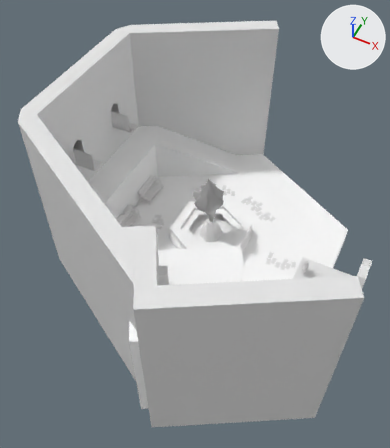
An edit to the FBX model Assets/FBX/TowerRoom01.fbx, drawn before and after from the same camera.
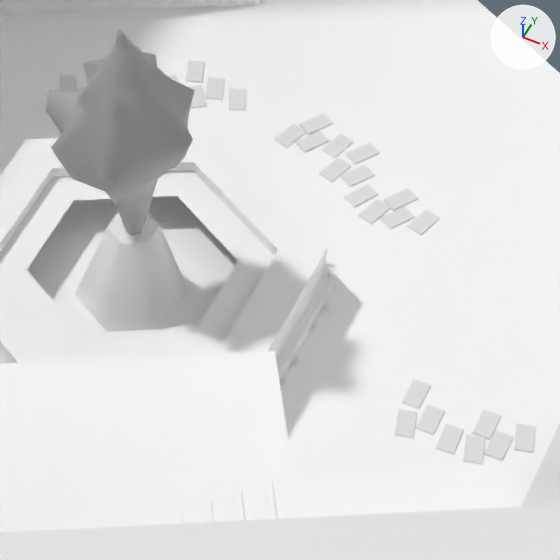
Each version appears first whole from a camera (50 mm lens) standing at (9.46, 19.18, 26.63) and looking at (0.27, 37.56, 3.65), and next in a close-up on the part from 47% to 77% of the width and 39% to 65% of the height. The lights are fixed; the arrows at upper right show +X, +Y and +Z. The last two pictures show the newer version. Where no turn or scale is listed for an object, it has been applied to the vertices. Vertices at exactly the same position are counted once.

The older version as bpy lines, for what is in view:
```python
me_circle_019 = bpy.data.meshes.new('Circle.019')
me_circle_019.from_pydata(...)  # 216 vertices, 286 faces; spans x -1.09..1.05, y -1.01..0.71, z -2.51..1.4
me_circle_019.materials.append(mat_material__46)  # light grey #cacaca
me_cube_100 = bpy.data.meshes.new('Cube.100')
me_cube_100.from_pydata(...)  # 71 vertices, 63 faces; spans x -3.05..1.18, y -2.63..1.55, z -1.74..0.2
me_cube_100.materials.append(mat_probuilderdefault)  # white #ffffff
me_scene_002 = bpy.data.meshes.new('Scene.002')
me_scene_002.from_pydata(...)  # 12 vertices, 6 faces; spans x -1.68..1.68, y -1.94..1.94, z 0.3
me_scene_002.materials.append(mat_probuilderdefault)  # white #ffffff
ob_cube_009 = bpy.data.objects.new('Cube.009', me_cube_100)
ob_cube_009.location = (6.93, 33.13, 6.28)
ob_cylinder__1__001 = bpy.data.objects.new('Cylinder__1_.001', me_scene_002)
ob_cylinder__1__001.location = (0.2, 39.99, 0.48)
ob_shellstatue = bpy.data.objects.new('ShellStatue', me_circle_019)
ob_shellstatue.location = (0.08, 39.77, 3.96)
# also in view: 'Cube.007' at (-0.61, 38.16, 2.99); 'Cylinder' at (1.2, 38.69, -0.51); 'Mesh_TileGroundBricks01.003' at (5.5, 39.96, 0.01); 'Cylinder__1_' at (0.2, 39.99, 0.77); 'Mesh_TileGroundBricks01.006' at (2.0, 43.62, 0.01)
```
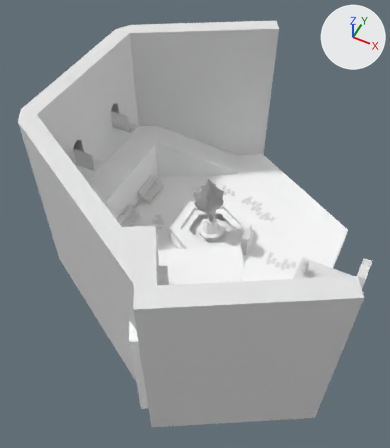
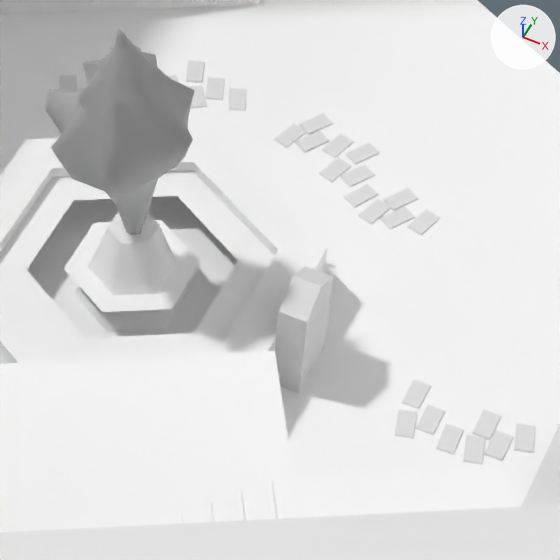
Where the change shows, as pixel boxes (x1, y1, x2, y2) in the close-ups (560 x 560 px):
```json
{"object": "Circle", "change": "added", "after": [275, 266, 333, 393]}
{"part": 1, "of": "me_scene_002", "change": "added", "after": [64, 220, 201, 312]}
```

The change, as JSON lines over the scene's bpy script:
```json
{"block": "me_scene_002", "where": "# used by ob_cylinder__1__001; location = (0.2, 39.99, 0.48)"}
{"block": "me_scene_002", "where": "# verts and faces of me_scene_002; kept vertices keep their numbers, new ones are numbered from 12"}
{"op": "remove", "block": "me_scene_002", "code": "me_scene_002.from_pydata(...)  # 12 vertices, 6 faces; spans x -1.68..1.68, y -1.94..1.94, z 0.3"}
{"op": "add", "block": "me_scene_002", "code": "me_scene_002.from_pydata(...)  # 24 vertices, 12 faces; spans x -1.68..1.68, y -1.94..1.94, z 0.3"}
{"block": "me_scene_002", "change": "me_scene_002 part 1"}
{"op": "add", "block": "me_scene_002", "code": "verts[12] = (-0.4, 0.23, 0.3)"}
{"op": "add", "block": "me_scene_002", "code": "verts[13] = (0.0, -0.46, 0.3)"}
{"op": "add", "block": "me_scene_002", "code": "verts[14] = (0.4, 0.23, 0.3)"}
{"op": "add", "block": "me_scene_002", "code": "verts[15] = (-0.8, -0.46, 0.3)  # pixel (63, 268)"}
{"op": "add", "block": "me_scene_002", "code": "for new, old in zip([*range(16, 20)], [*range(12, 16)]): verts[new] = verts[old] + (0.4, 0.23, 0.0)"}
{"op": "add", "block": "me_scene_002", "code": "verts[20] = (-0.8, 0.46, 0.3)  # pixel (93, 222)"}
{"op": "add", "block": "me_scene_002", "code": "verts[21] = (0.0, -0.92, 0.3)  # pixel (102, 312)"}
{"op": "add", "block": "me_scene_002", "code": "verts[22] = (0.8, -0.46, 0.3)  # pixel (171, 308)"}
{"op": "add", "block": "me_scene_002", "code": "verts[23] = (0.0, 0.92, 0.3)  # pixel (161, 219)"}
{"op": "add", "block": "me_scene_002", "code": "faces += [(12, 16, 23, 20), (14, 17, 22, 18), (13, 19, 15, 21), (14, 18, 23, 16), (12, 20, 15, 19), (13, 21, 22, 17)]"}
{"op": "add", "block": "me_circle_021", "code": ["me_circle_021 = bpy.data.meshes.new('Circle.021')", "me_circle_021.from_pydata([(-0.05, 0.0, 1.16), (-0.05, -0.43, 0.91), (-0.05, -0.43, -0.6), (0.35, 0.0, 1.16), (-0.05, 0.43, -0.6), (-0.05, 0.43, 0.91), (0.35, -0.43, 0.91), (0.35, -0.43, -0.6), (0.35, 0.43, -0.6), (0.35, 0.43, 0.91), (0.35, -0.22, 0.67), (0.35, 0.22, 0.67), (0.35, -0.22, 0.57), (0.35, 0.22, 0.57), (0.35, -0.28, 0.47), (0.35, 0.28, 0.47), (0.35, -0.28, 0.38), (0.35, 0.28, 0.38), (0.35, -0.18, 0.29), (0.35, 0.18, 0.29), (0.35, -0.18, 0.19), (0.35, 0.18, 0.19)], [], [(0, 5, 9, 3), (2, 1, 6, 7), (5, 4, 8, 9), (1, 0, 3, 6), (6, 3, 9, 8, 7), (10, 11, 13, 12), (14, 15, 17, 16), (18, 19, 21, 20)])"]}
{"op": "add", "block": "ob_circle", "code": ["ob_circle = bpy.data.objects.new('Circle', me_circle_021)", "ob_circle.location = (2.5, 40.0, 0.55)"]}
```
